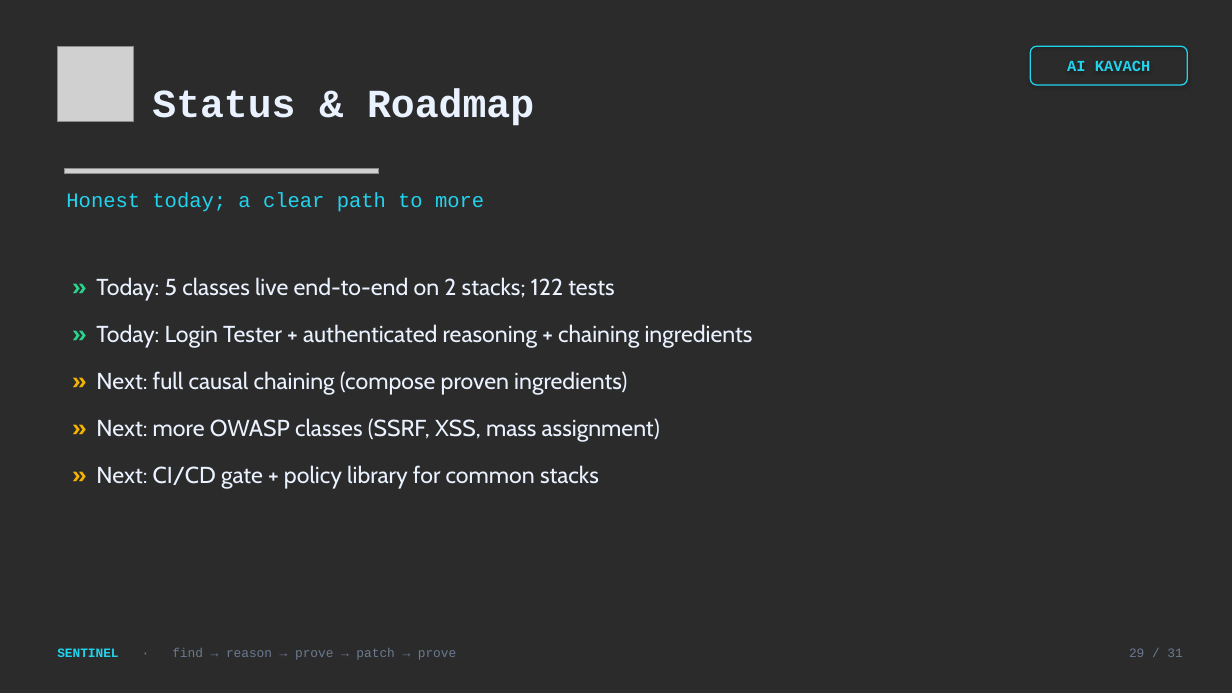
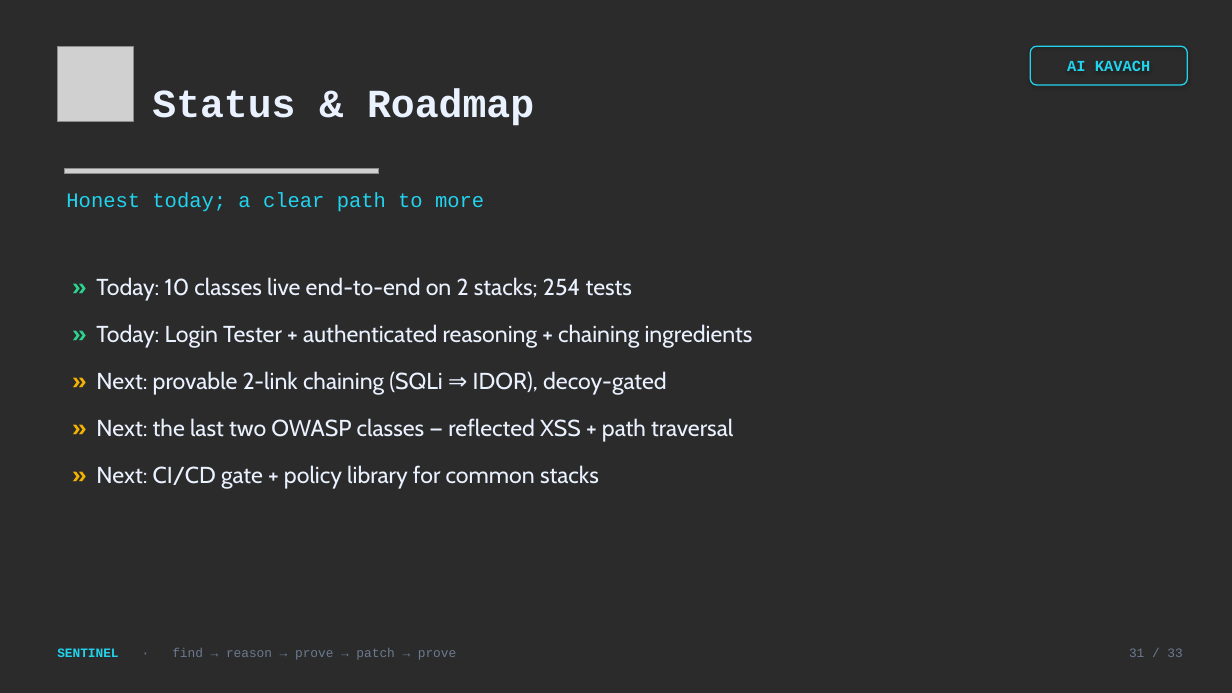
Before and after one commit to arjishnik-sketch/sentinel, a slide deck: slide 31 of deck/Sentinel_AI_Kavach.pptx (slide 29 before the commit). Drawn at 1232x693 pixels with LibreOffice and Linux fonts; fonts in the diff are those of the drawing; grey boxes stand for pictures; background and template pictures are left out; a plain dark background stands for a picture behind light text. Boxes give left, top, right and bottom in pixels: in the first picture for what was removed or moved away, otherwise in the second. Text is boxed around its words. In the diff, an @@ line names an element or a change of style, - is before the commit and + after.

```diff
--- a/deck/Sentinel_AI_Kavach.pptx
+++ b/deck/Sentinel_AI_Kavach.pptx
@@ text at [96,277,632,301]: text changed @@
-» Today: 5 classes live end-to-end on 2 stacks; 122 tests
+» Today: 10 classes live end-to-end on 2 stacks; 254 tests
@@ text at [96,371,733,442]: text changed @@
-» Next: full causal chaining (compose proven ingredients)
-» Next: more OWASP classes (SSRF, XSS, mass assignment)
+» Next: provable 2-link chaining (SQLi ⇒ IDOR), decoy-gated
+» Next: the last two OWASP classes — reflected XSS + path traversal
@@ text at [1129,648,1182,657]: text changed @@
-29 / 31
+31 / 33
```
Also in this commit, not shown: 27 other slides changed, 2 slides added, 1 other file.
